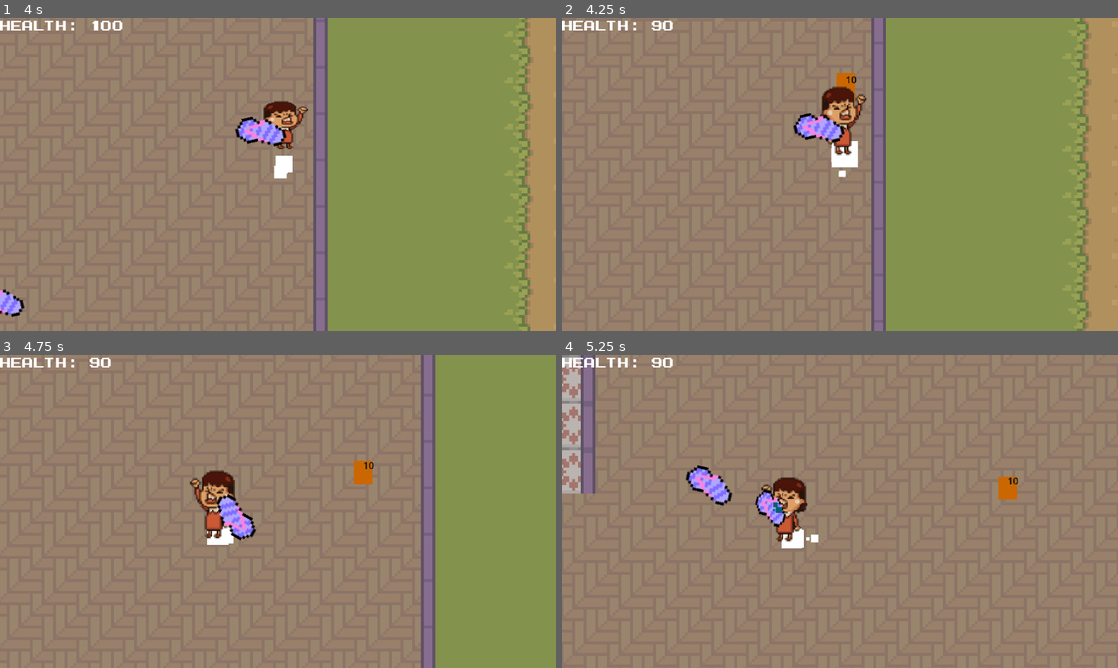
Above: before the commit, frames 1-4 (two rows, left to right).
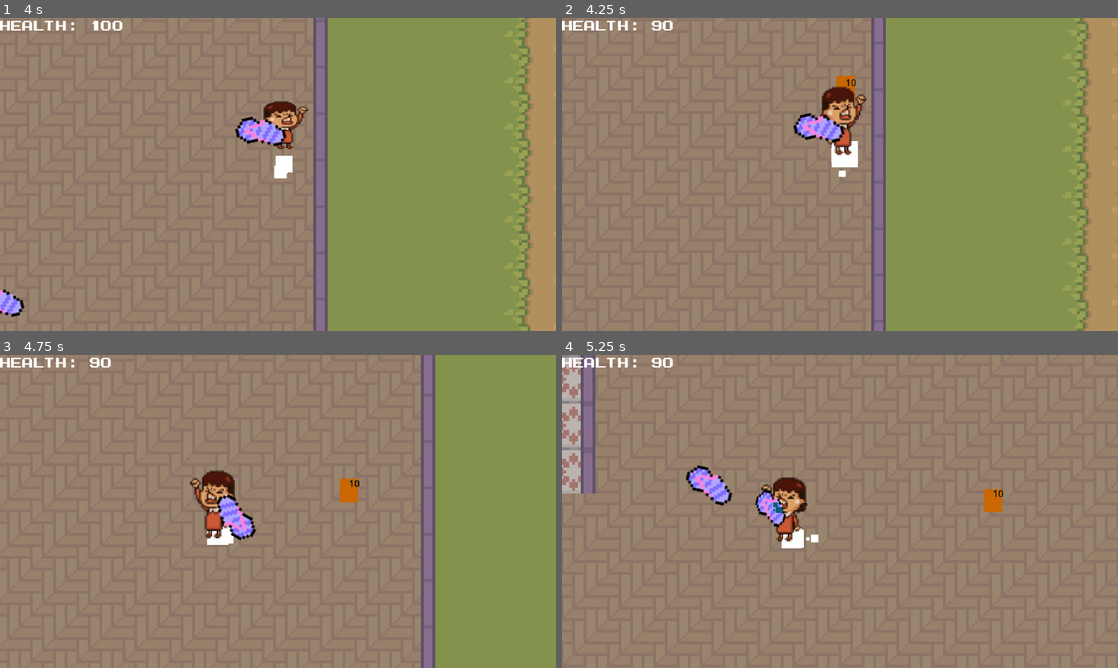
Above: after the commit, the same moments.

Repository: xntle/mom-fury
Game: Godot game, scene res://scenes/main_menu.tscn
Two runs of this game, one before a commit and one after it. Both use one fixed random seed, a clock stepped at 60 frames per second and the inputs below. Sound files missing from this copy of the repository are replaced by a short silence.
Inputs (mouse positions are in pixels of both pictures, inside the frame that each line leads up to):
- Up to frame 1 (4 s): click "Start" at 0.5 s; move the mouse to (400, 158) at 1.27 s; hold D (move_right) 1.28-2.03 s; tap Space (roll) at 1.35, 2.85 s; move the mouse to (166, 190) at 2.02 s; hold S (move_down) 2.03-2.78 s; click (166, 190) at 2.1 s; move the mouse to (333, 105) at 2.77 s; hold D (move_right) 2.78-3.53 s; move the mouse to (250, 237) at 3.52 s; hold W (move_up) from 3.53 s (still down); click (250, 237) at 3.6 s
- Up to frame 2 (4.25 s): keep holding W (move_up)
- Up to frame 3 (4.75 s): move the mouse to (444, 558) at 4.27 s; release W (move_up) at 4.28 s; hold A (move_left) from 4.28 s (still down); tap Space (roll) at 4.35 s
- Up to frame 4 (5.25 s): keep holding A (move_left); move the mouse to (673, 464) at 5.02 s; click (673, 464) at 5.1 s

Frame 1 is identical in both runs. In frame 2, less than 0.1% of the frame differs, in the area x 49-53%, y 17-28%; in frame 3, 0.5%, in the area x 61-68%, y 33-48%; in frame 4, 0.5%.

Commit message:
[Feature] Bounce Lerp

Diff:
--- a/scripts/enemy.gd
+++ b/scripts/enemy.gd
@@ -26,15 +26,27 @@
 	player = _player
 
 func _physics_process(delta):
+	var max_speed = 1.0
+	var min_speed = -2.0
 	var dir = (player.global_position - global_position).normalized()
-	bounce_timer = max(0.0,bounce_timer-delta)
-	#This feels hella clunky cuz the velocity jumps to 0 instead of decelerating ima make it work better later
-	if bounce_timer == 0.0: ##Basically if it's not currently bouncing then it will move
-		position += dir * delta * speed
-	elif bounce_timer >= 0.1: ##If the bounce timer is more than 0.1s it will bounce backwards. So for the last 0.1s after bouncing it will stand still to simulate recoil.
-		position -= dir * delta * speed * 2 ##IDEALLY it should linearly increase from -2 to 1(as a factor of the dir vector). Rather than jumping from -2 to 0 to 1. U got that Kyle
+	bounce_timer = max(0.0, bounce_timer - delta)
+
+	var move_factor := 1.0
+
+	if bounce_timer > 0.0:
+		# t goes from 0 (just hit) to 1 (bounce over)
+		var t := 1.0 - (bounce_timer / default_bounce_timer)
+		t = clamp(t, 0.0, 1.0)
+
+		# linearly go from -2 (hard knockback) to 1 (normal chase)
+		move_factor = lerp(min_speed, max_speed, t)
+
+	# apply movement with the factor
+	position += dir * delta * speed * move_factor
+
 	# Handle push
 	push_back(delta)
+
 
 func get_hit(damage: int, bullet_trans: Transform2D):
 	health -= damage
